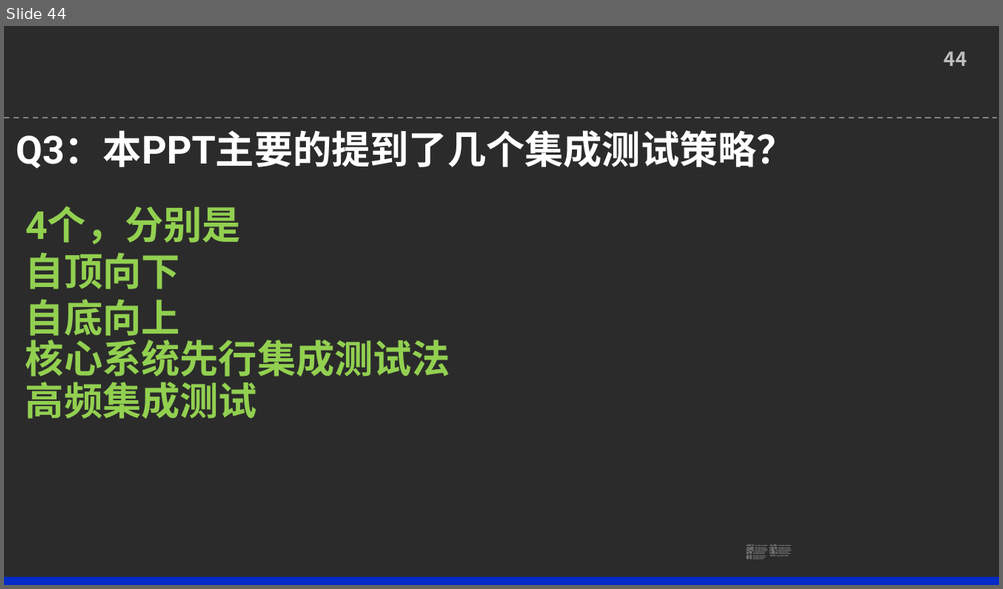
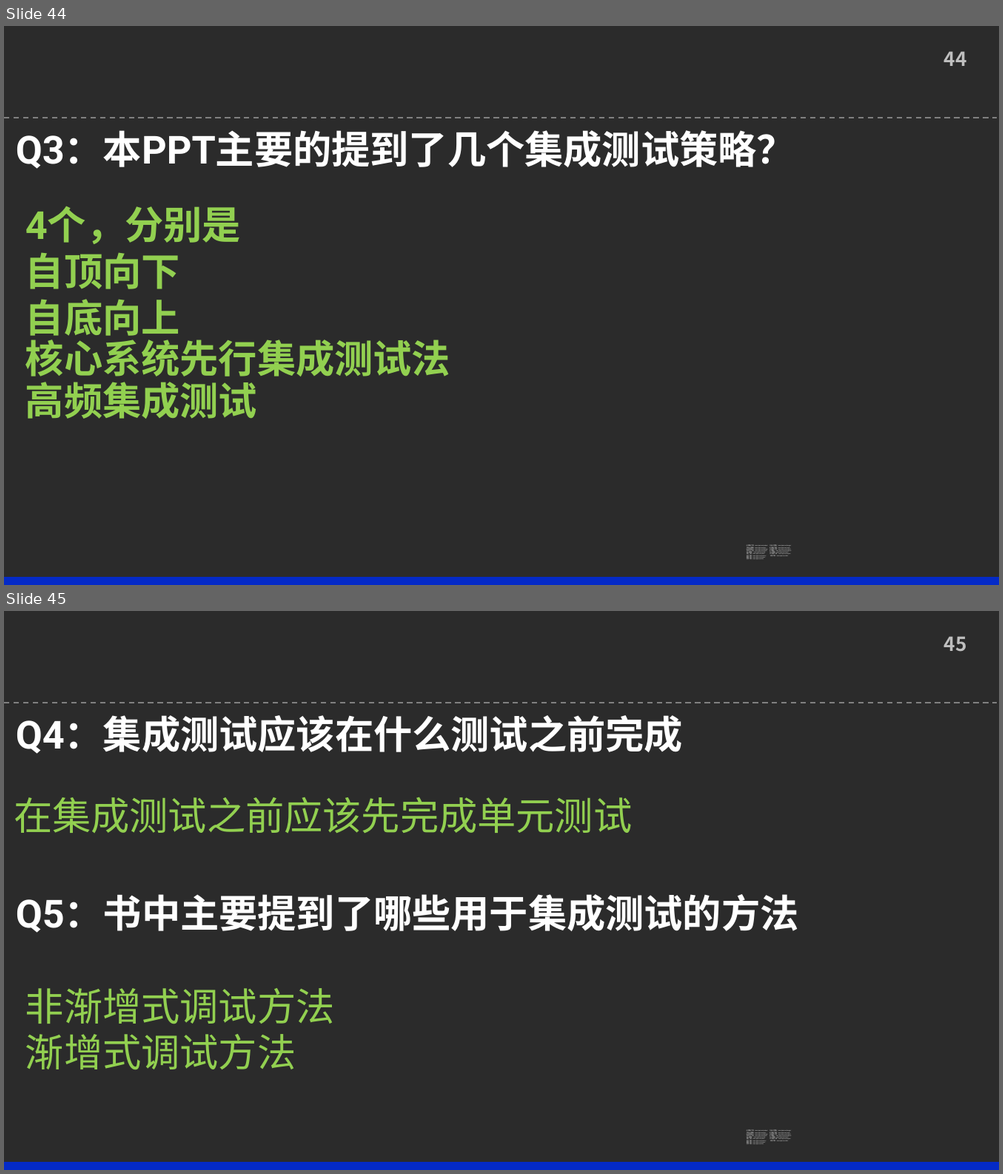
Before and after one commit to greatful-dead/Collect, a slide deck: 项目各阶段ppt/课堂翻转ppt/G20-集成测试.pptx. Shown one above the other, each under a label of ours: slide 44 before the commit, slides 44 and 45 after it. The pictures are 1003x589 and 1003x1174 pixels, drawn with LibreOffice and Linux fonts; fonts in the diff are those of the drawing; background and template pictures are left out; a plain dark background stands for a picture behind light text. Boxes give left, top, right and bottom in pixels: in the first picture for what was removed or moved away, otherwise in the second. Text is boxed around its words. In the diff, an @@ line names an element or a change of style, - is before the commit and + after.

```diff
--- a/项目各阶段ppt/课堂翻转ppt/G20-集成测试.pptx
+++ b/项目各阶段ppt/课堂翻转ppt/G20-集成测试.pptx
@@ slide 45 added at (4,611,999,1170), background picture (left out); not listed: 3 template elements that a slide beside it also shows @@
@@ page number added at (944,636,967,652), 14 pt, text #BFBFBF, bold @@
+45
@@ text added at (16,715,683,754), 28 pt, text #FFFFFF, bold @@
+Q4：集成测试应该在什么测试之前完成
@@ text added at (14,797,632,833), 28 pt, text #92D050 @@
+在集成测试之前应该先完成单元测试
@@ text added at (16,894,799,933), 28 pt, text #FFFFFF, bold @@
+Q5：书中主要提到了哪些用于集成测试的方法
@@ text added at (25,988,335,1071), 28 pt, text #92D050 @@
+非渐增式调试方法
+渐增式调试方法
```
Also in this commit, not shown: 2 slides changed.
